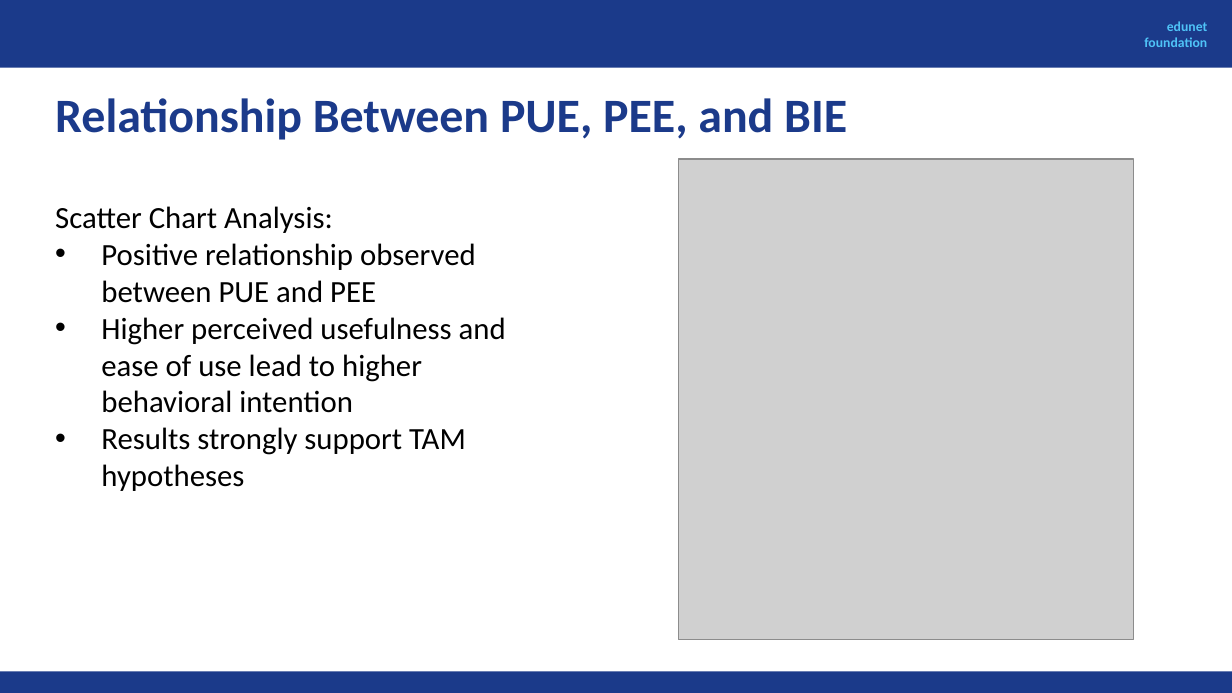
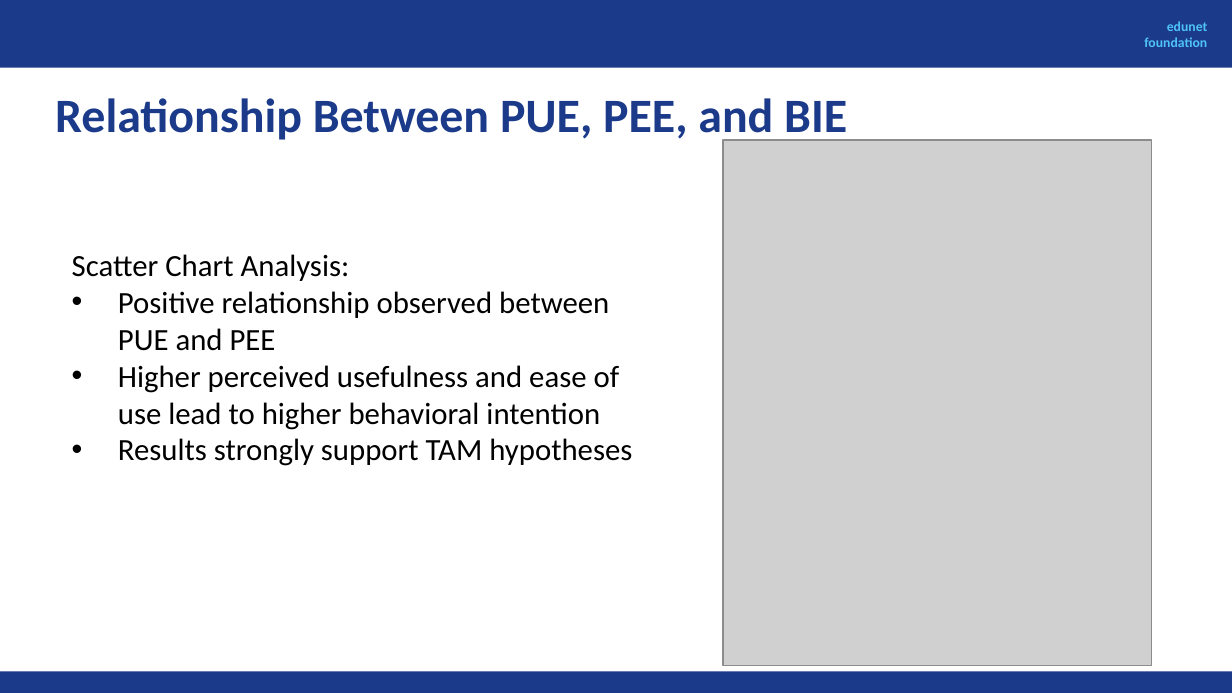
Before and after one commit to preetisingh-crypto/My_Project, a slide deck: slide 17 of AI Fellowship Project on E learning.pptx (slide 18 before the commit). Drawn at 1232x693 pixels with LibreOffice and Linux fonts; fonts in the diff are those of the drawing; grey boxes stand for pictures. Boxes give left, top, right and bottom in pixels: in the first picture for what was removed or moved away, otherwise in the second. Text is boxed around its words. In the diff, an @@ line names an element or a change of style, - is before the commit and + after.

```diff
--- a/AI Fellowship Project on E learning.pptx
+++ b/AI Fellowship Project on E learning.pptx
@@ picture: place and size @@
-picture at [678,159,1133,639]
+picture at [723,140,1152,665]
@@ text "Scatter Chart Analysis:" rewrapped from [55,206,506,491] to [72,254,632,466] @@
```
Also in this commit, not shown: 4 other slides changed, 2 slides added, 2 slides removed.
